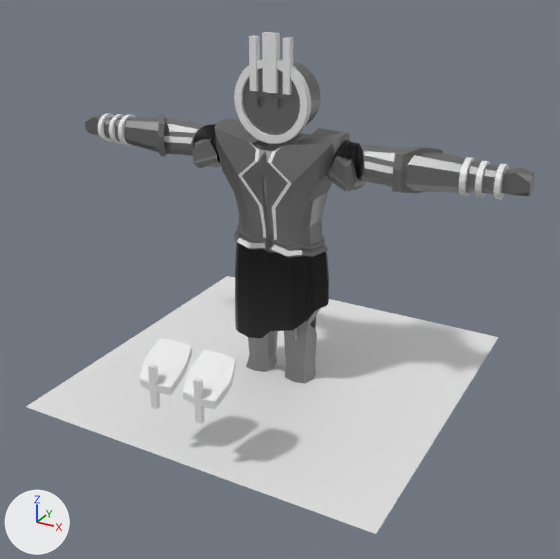
What one commit did to the FBX model Assets/Models/Actors/KOLOSS.fbx.
Before and after are seen from a 50 mm lens placed at (4.15, -7.58, 5.04), pointed at (0.14, -0.29, 1.39). The lights are fixed; the arrows at lower left show +X, +Y and +Z. Where no turn or scale is listed for an object, it has been applied to the vertices. Vertices at the same position are counted once.

The first picture shows 'Armpit', 'Face', 'Floor', 'Hands', 'Head', 'Joint', 'Legs', 'Skirt', 'Torso'.
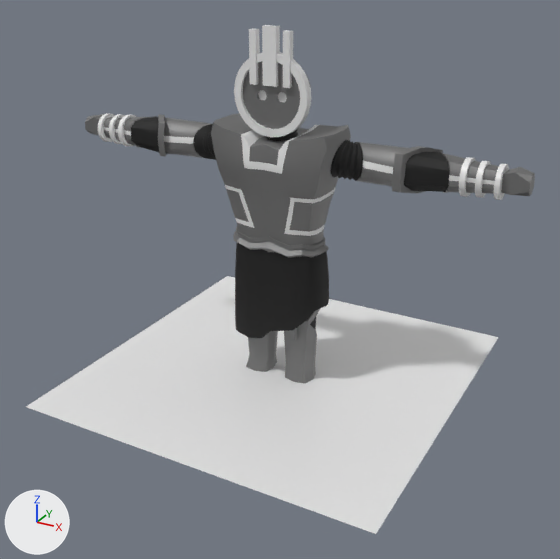
Where the newer file only moved an object's origin or applied its transform, the numbers keep the older frame.

Edits to the scene script, one JSON object a line:
```json
{"op": "set", "path": "mat_casing.roughness", "old": "0.5", "new": "0.671"}
{"block": "me_cube_009", "where": "me_cube_009.from_pydata(...)  # 222 vertices, 248 faces; spans x -0.51..0.51, y -0.23..0.22, z 0.0..1.84"}
{"block": "me_cube_009", "where": "# used by ob_legs; location = (0.0, 0.0, 0.0)"}
{"block": "me_cube_009", "change": "me_cube_009 part 6: its shading normals changed"}
{"block": "me_cylinder", "where": "# used by ob_head; location = (0.0, 0.0, 0.0); rotation_euler = (1.571, 0.0, 0.0), in degrees (90, 0, 0)"}
{"op": "remove", "block": "me_cylinder", "code": "me_cylinder.from_pydata(...)  # 193 vertices, 101 faces; spans x -0.375..0.375, y 3.057..4.036, z -0.218..0.218"}
{"op": "add", "block": "me_cylinder", "code": "me_cylinder.from_pydata(...)  # 449 vertices, 357 faces; spans x -0.375..0.375, y -0.228..0.218, z -4.106..-3.127"}
{"block": "me_cylinder", "change": "me_cylinder part 7: a new loose piece of 448 vertices spanning x -0.375..0.375, y -0.228..0.218, z -3.877..-3.127"}
{"block": "me_cylinder", "change": "me_cylinder part 8: the loose piece of 192 vertices spanning x -0.375..0.375, y 3.057..3.807, z -0.218..0.218 is deleted"}
{"op": "add", "block": "me_cylinder", "code": "me_cylinder.materials.append(mat_glow)  # white #e7e7e7"}
{"block": "me_cube_004", "where": "# used by ob_torso; location = (0.0, 0.0, 0.0)"}
{"op": "remove", "block": "me_cube_004", "code": "me_cube_004.from_pydata(...)  # 1358 vertices, 1403 faces; spans x -2.49..2.49, y -0.41..0.31, z 1.49..3.12"}
{"op": "add", "block": "me_cube_004", "code": "me_cube_004.from_pydata(...)  # 2036 vertices, 2036 faces; spans x -2.49..2.49, y -0.42..0.38, z 1.49..3.29"}
{"block": "me_cube_004", "change": "me_cube_004 part 1: a new loose piece of 416 vertices spanning x -0.18..0.18, y -0.2..0.2, z 2.92..3.29, in mat_cloth (black #080808)"}
{"block": "me_cube_004", "change": "me_cube_004 part 2: 44 vertices moved from x -0.95..0.95, y -0.4..0.29, z 1.87..3.04 to x -0.95..0.95, y -0.29..0.22, z 1.87..3.05; 171 vertices removed from x -0.85..0.85, y -0.41..0.31, z 1.61..3.12; 357 vertices added at x -0.85..0.85, y -0.42..0.38, z 1.54..3.15"}
{"block": "me_cube_004", "change": "me_cube_004 part 3: 6 vertices removed from x 1.82..2.02, y 0.13..0.19, z 2.81..2.89; 44 vertices added at x 1.62..2.04, y -0.18..0.16, z 2.65..3.03"}
{"block": "me_cube_004", "change": "me_cube_004 part 4: 6 vertices removed from x -2.02..-1.82, y 0.13..0.19, z 2.81..2.89; 44 vertices added at x -2.04..-1.62, y -0.18..0.16, z 2.65..3.03"}
{"block": "me_cylinder_001", "where": "me_cylinder_001.from_pydata(...)  # 180 vertices, 86 faces; spans x -0.451..0.451, y -0.266..-0.163, z 2.981..4.143"}
{"block": "me_cylinder_001", "where": "# used by ob_face; location = (0.0, 0.0, 0.0)"}
{"block": "me_cylinder_001", "change": "me_cylinder_001 part 5: the whole mesh is moved by (0.0, 0.0, 0.07)"}
{"op": "set", "path": "ob_head.rotation_euler", "old": "(1.571, 0.0, 0.0)", "new": "(3.142, 0.0, 0.0)", "note": "degrees (90, 0, 0) -> degrees (180, 0, 0)"}
{"op": "remove", "block": "ob_joint", "code": ["ob_joint = bpy.data.objects.new('Joint', me_cube_014)", "ob_joint.location = (0.0, 0.0, 0.15)"]}
{"op": "remove", "block": "ob_armpit", "code": ["ob_armpit = bpy.data.objects.new('Armpit', me_cube_005)", "ob_armpit.location = (0.0, 0.0, 0.0)"]}
```

Location of each change, (x1, y1, x2, y2) in pixels of the pictures (560 x 559 px; the box of a moved part takes in the faces that stretch with it):
```json
{"object": "Torso", "change": "surface changed, reshaped", "before": [104, 114, 499, 258], "after": [104, 113, 499, 258]}
{"object": "Face", "change": "mesh moved", "before": [234, 32, 311, 144], "after": [234, 25, 311, 137]}
{"object": "Joint", "change": "deleted", "before": [140, 338, 236, 424]}
{"object": "Head", "change": "reshaped, turned", "before": [243, 61, 321, 135], "after": [243, 61, 311, 129]}
{"object": "Armpit", "change": "deleted", "before": [193, 139, 367, 191]}
{"object": "EyebrowUpper", "change": "surface changed", "before": [260, 100, 285, 110], "after": [260, 100, 285, 110]}
{"part": 1, "of": "me_cube_004", "change": "added", "after": [266, 129, 298, 141]}
{"part": 2, "of": "me_cube_004", "change": "moved or reshaped", "before": [164, 117, 408, 246], "after": [164, 113, 408, 257]}
{"part": 3, "of": "me_cube_004", "change": "built on", "before": [400, 147, 443, 193], "after": [400, 147, 499, 194]}
{"part": 4, "of": "me_cube_004", "change": "built on", "after": [104, 116, 159, 152], "on screen": "black"}
{"part": 7, "of": "me_cylinder", "change": "added", "after": [243, 61, 311, 129]}
{"part": 8, "of": "me_cylinder", "change": "deleted", "before": [243, 61, 321, 135]}
```
